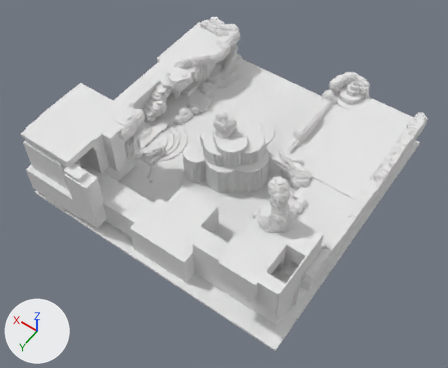
The OBJ model FullPassiveAlchemist/Assets/Art assests/Environment/OBJ files/snowBiome4.obj as it was, and as the next commit left it.
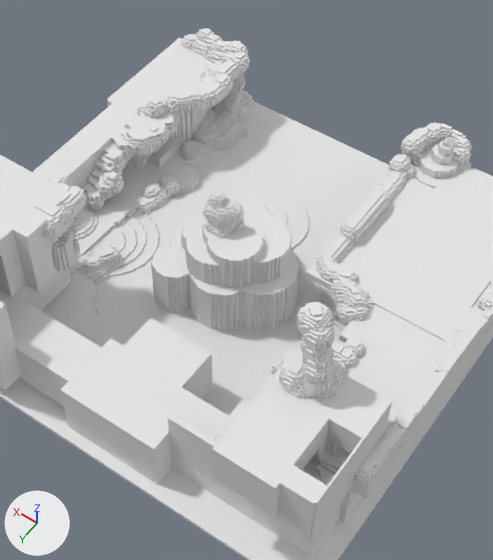
Each version appears first whole from a camera (50 mm lens) standing at (-20.7, 30.4, 44.6) and looking at (-1.6, 3.7, 2.5), and next in a close-up on the part from 21% to 85% of the width and 0% to 89% of the height. Arrows for +X, +Y and +Z are at lower left; the lights stay in place. Where no turn or scale is listed for an object, it has been applied to the vertices. Vertices at the same position are counted once.

In view in the first close-up: 'Untitled'.
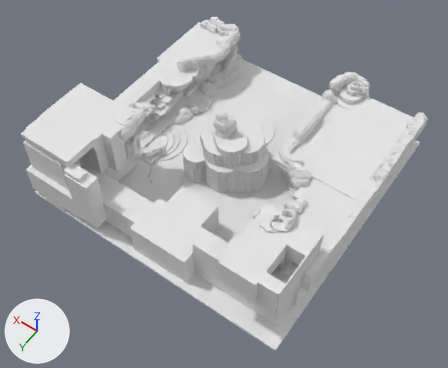
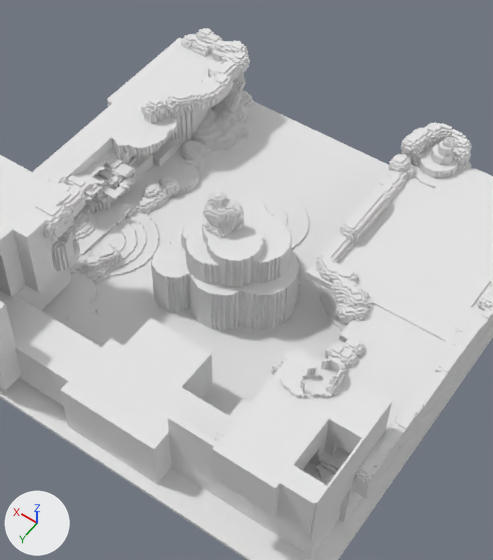
The newer file is also turned or shifted as a whole; pictures and numbers use the older file's frame.

What differs and where, as boxes [x1, y1, x2, y2] in the close-ups (493 x 560 px; the box of a moved part takes in the faces that stretch with it):
part 1 of me_untitled, moved or reshaped: [66, 47, 224, 222] in both
part 2 of me_untitled, cut back: before [279, 302, 359, 436]; after [282, 348, 340, 398]

The change, as a list of edits to the scene's bpy script:
```text
Change me_untitled:
    used by ob_untitled; location = (0.0, 0.0, 0.0)
    remove me_untitled.from_pydata(...)  # 33161 vertices, 66514 faces; spans x -12.8..12.8, y -12.8..12.8, z 0.0..11.2
    add me_untitled.from_pydata(...)  # 31457 vertices, 63122 faces; spans x -12.8..12.8, y -12.8..12.8, z 0.0..7.8
    me_untitled part 1: 58 vertices moved from x 8.2..10.5, y -11.8..0.8, z 1.4..3.8 to x 8.1..10.5, y -11.7..2.2, z 1.4..3.4; 1546 vertices removed from x 8.0..10.7, y -11.8..1.3, z 0.6..3.9; 878 vertices added at x 8.0..10.5, y -11.8..2.3, z 0.6..3.4
    me_untitled part 2: 1221 vertices removed from x -9.8..-7.6, y 6.1..8.3, z 7.0..11.2; 46 vertices added at x -9.7..-8.4, y 6.3..8.1, z 7.0..7.2
```
